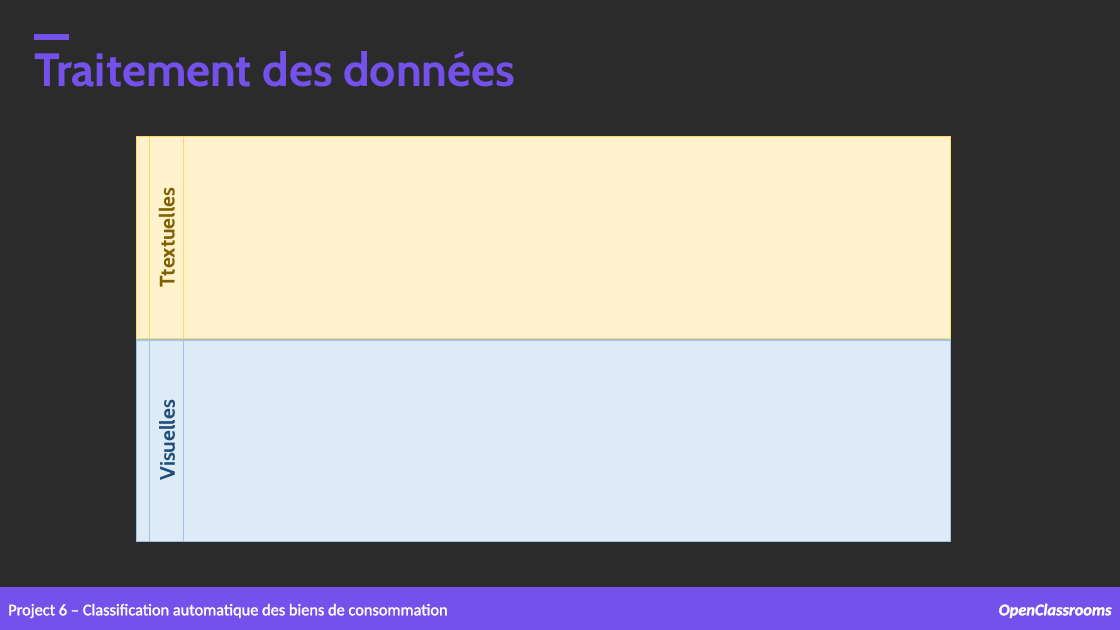
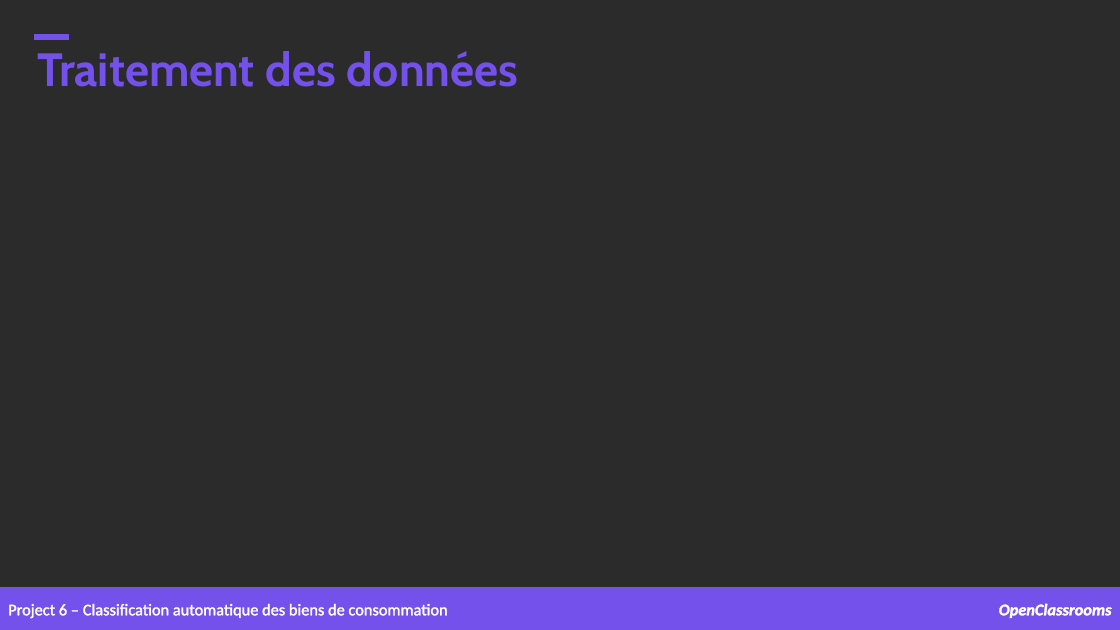
Before and after one commit to samirhinojosa/OC-P6-automatically-classify-consumer-goods, a slide deck: slide 14 of supports/P6_presentation_final.pptx (slide 12 before the commit). Drawn at 1120x630 pixels with LibreOffice and Linux fonts; fonts in the diff are those of the drawing; background and template pictures are left out; a plain dark background stands for a picture behind light text. Boxes give left, top, right and bottom in pixels: in the first picture for what was removed or moved away, otherwise in the second. Text is boxed around its words. In the diff, an @@ line names an element or a change of style, - is before the commit and + after.

```diff
--- a/supports/P6_presentation_final.pptx
+++ b/supports/P6_presentation_final.pptx
@@ rectangle removed at (136,137,950,339) @@
@@ rectangle removed at (150,137,183,339) @@
-Ttextuelles
@@ rectangle removed at (136,340,950,542) @@
@@ rectangle removed at (150,339,183,541) @@
-Visuelles
```
Also in this commit, not shown: 2 slides added, 1 other file.
